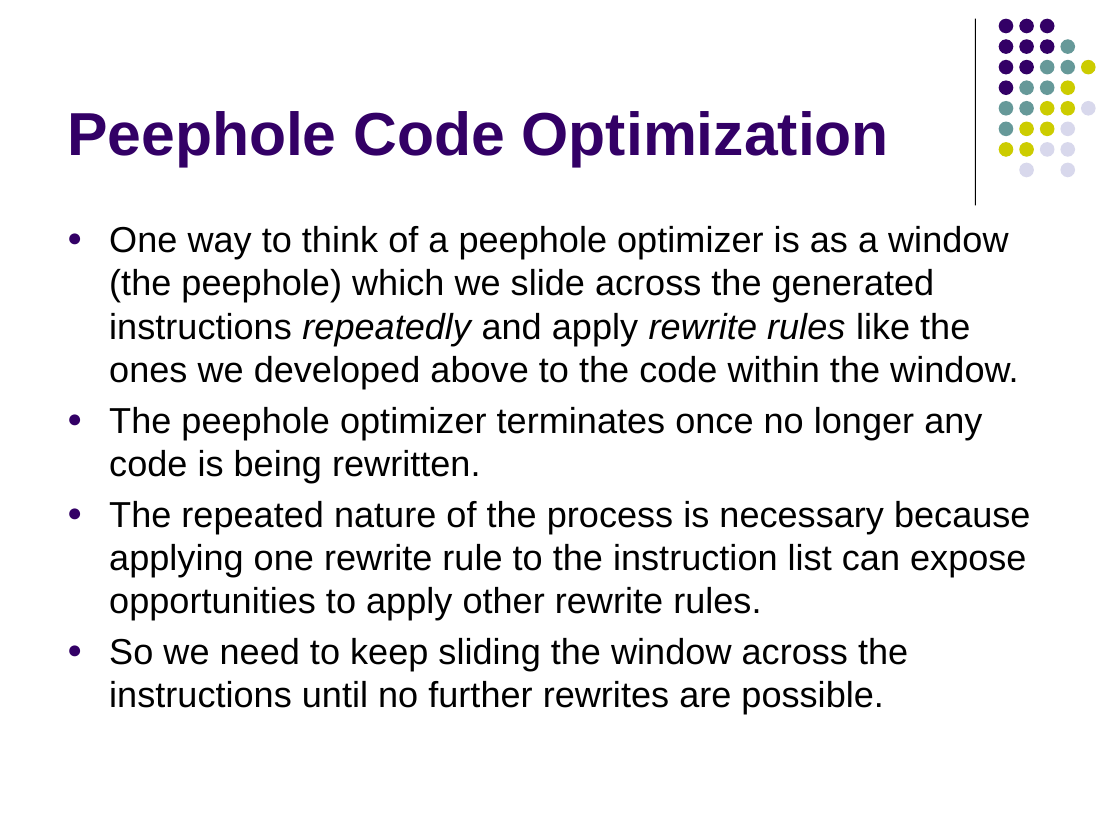
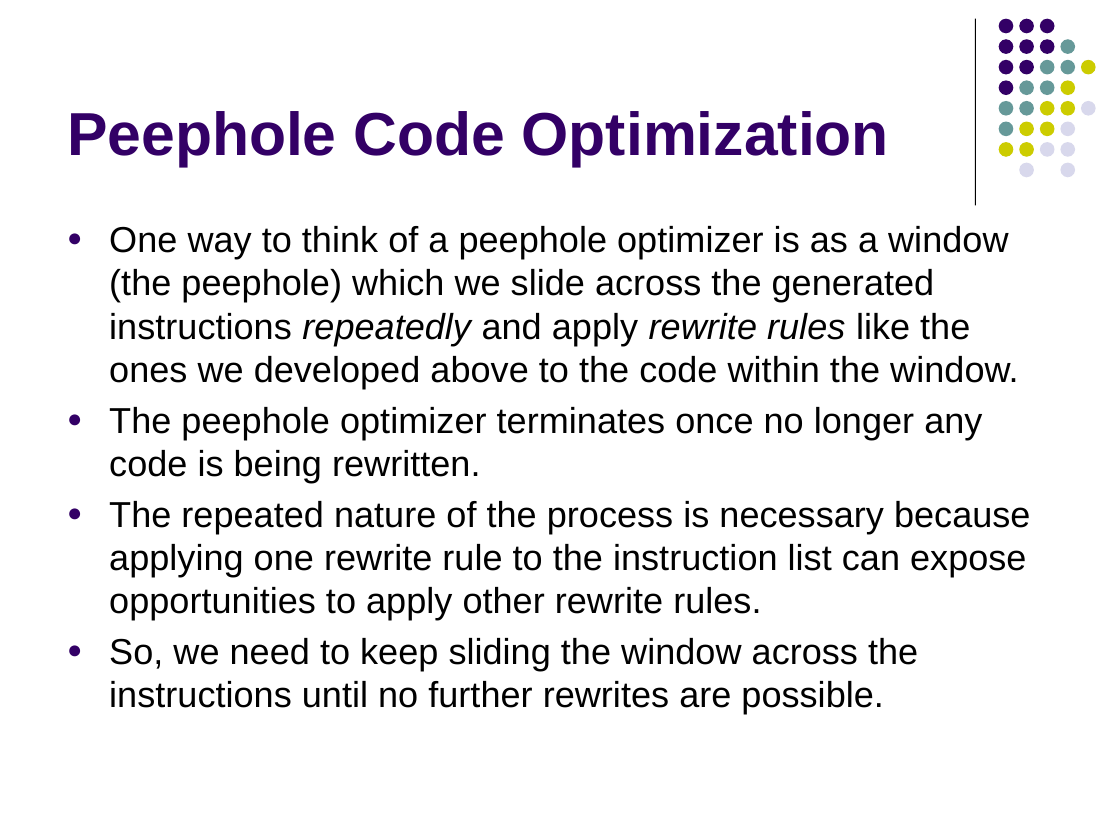
Before and after one commit to lutzhamel/CSC402, a slide deck: slide 18 of notes/csc402-ln008.pptx (slide 17 before the commit). Drawn at 1120x840 pixels with LibreOffice and Linux fonts; fonts in the diff are those of the drawing. Boxes give left, top, right and bottom in pixels: in the first picture for what was removed or moved away, otherwise in the second. Text is boxed around its words. In the diff, an @@ line names an element or a change of style, - is before the commit and + after.

```diff
--- a/notes/csc402-ln008.pptx
+++ b/notes/csc402-ln008.pptx
@@ text at [109,638,918,714]: text changed @@
-● So we need to keep sliding the window across the instructions until no further rewrites are possible.
+● So, we need to keep sliding the window across the instructions until no further rewrites are possible.
```
Also in this commit, not shown: 2 other slides changed, 1 slide added, 1 other file.
